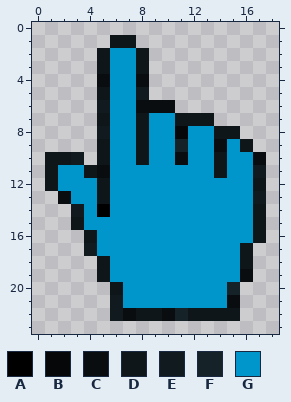
Two versions of one pixel-art sprite, website/img/Cursor_Add.png. Above, as it was before the edit.
The file is 19x24 pixels. Colours within 5 levels of each other are drawn and written as one.
Palette (. is transparent): A #000000  B #050708  C #090d0f  D #0e1619  E #111b1f  F #152227  G #0096cc
Once edited:
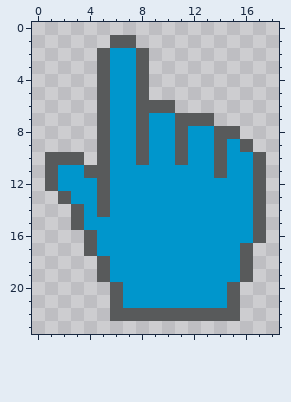
Diff:
Colour D changes from #0e1619 to #585a5b.
Colour D replaces colour A in row 14 at x 5.
Colour D replaces colour B in row 8 at x 11.
Colour D replaces colour C in row 4 at x 5 and 8; in row 6 at x 8 to 10; in row 9 at x 14; in row 10 at x 11 and 17; in row 11 at x 5; in row 13 at x 2.
Colour D replaces colour C in row 19 at x 16; in row 21 at x 15; in row 22 at x 7 and 10.
Colour D replaces colour E in row 5 at x 8; in row 6 at x 5; in row 8 at x 5; in row 10 at x 3; in row 11 at x 17; in row 13 at x 17.
Colour D replaces colour E in row 14 at x 3; in row 17 at x 4; in rows 21 to 22 at x 6.
Colour D replaces colour F in row 9 at x 11; in row 20 at x 15; in row 22 at x 11.
Changed places in both pictures, as pixel boxes (x1, y1, x2, y2):
changed: (45, 35, 266, 321)
